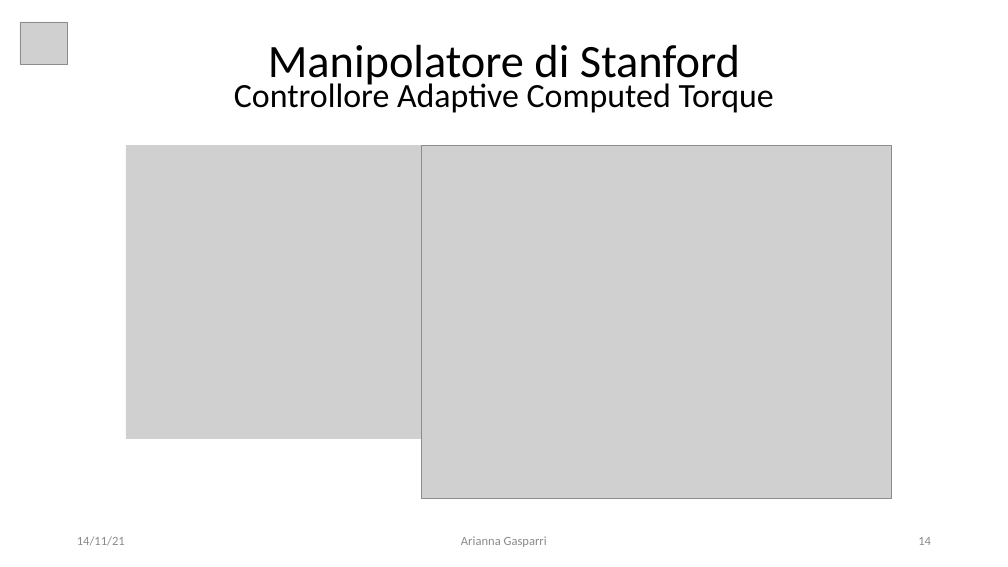
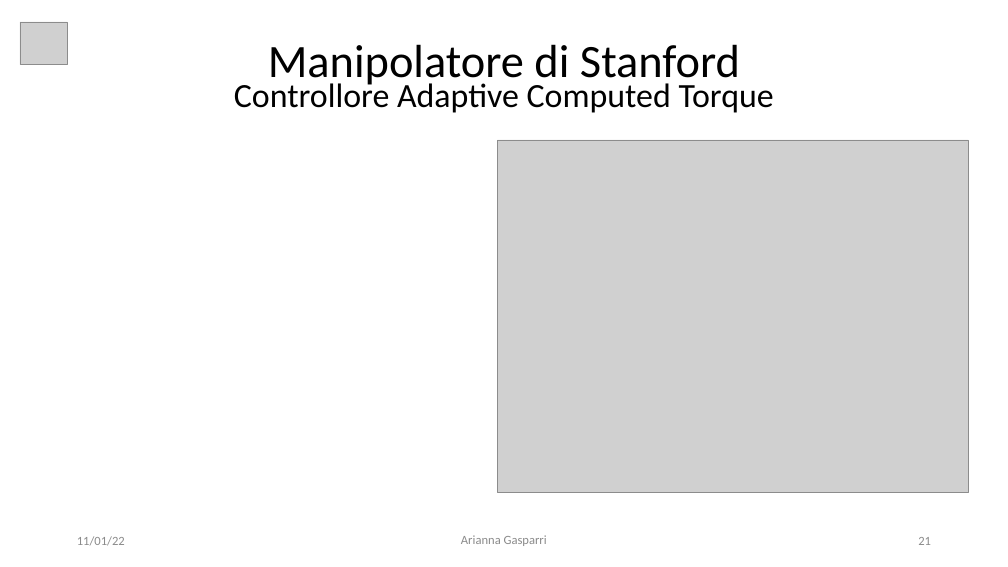
Before and after one commit to giga487/BicchiGas, a slide deck: slide 21 of Relazione/Presentazione.pptx (slide 14 before the commit). Drawn at 1008x567 pixels with LibreOffice and Linux fonts; fonts in the diff are those of the drawing; grey boxes stand for pictures. Boxes give left, top, right and bottom in pixels: in the first picture for what was removed or moved away, otherwise in the second. Text is boxed around its words. In the diff, an @@ line names an element or a change of style, - is before the commit and + after.

```diff
--- a/Relazione/Presentazione.pptx
+++ b/Relazione/Presentazione.pptx
@@ picture removed at (126,145,421,439) @@
@@ picture: place and size @@
-picture at (421,145,892,498)
+picture at (498,140,968,493)
@@ text at (77,536,125,546): text changed @@
-14/11/21
+11/01/22
@@ page number at (918,537,931,545): text changed @@
-14
+21
```
Also in this commit, not shown: 23 other slides changed, 14 slides added, 3 slides removed, 44 other files.
